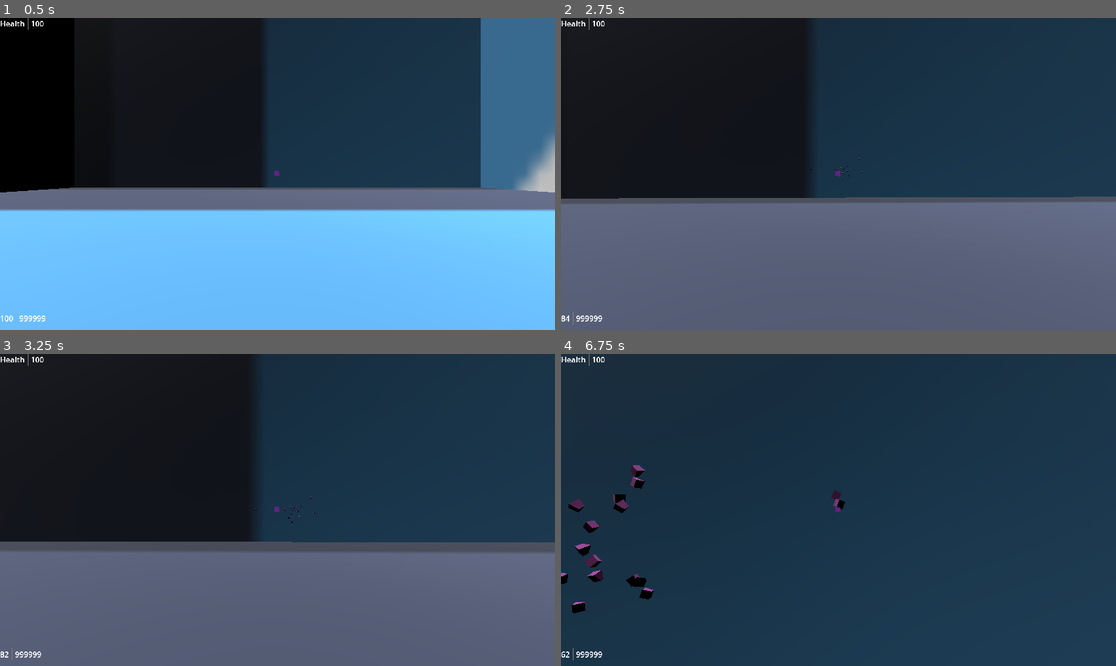
Above: before the commit, frames 1-4 (two rows, left to right).
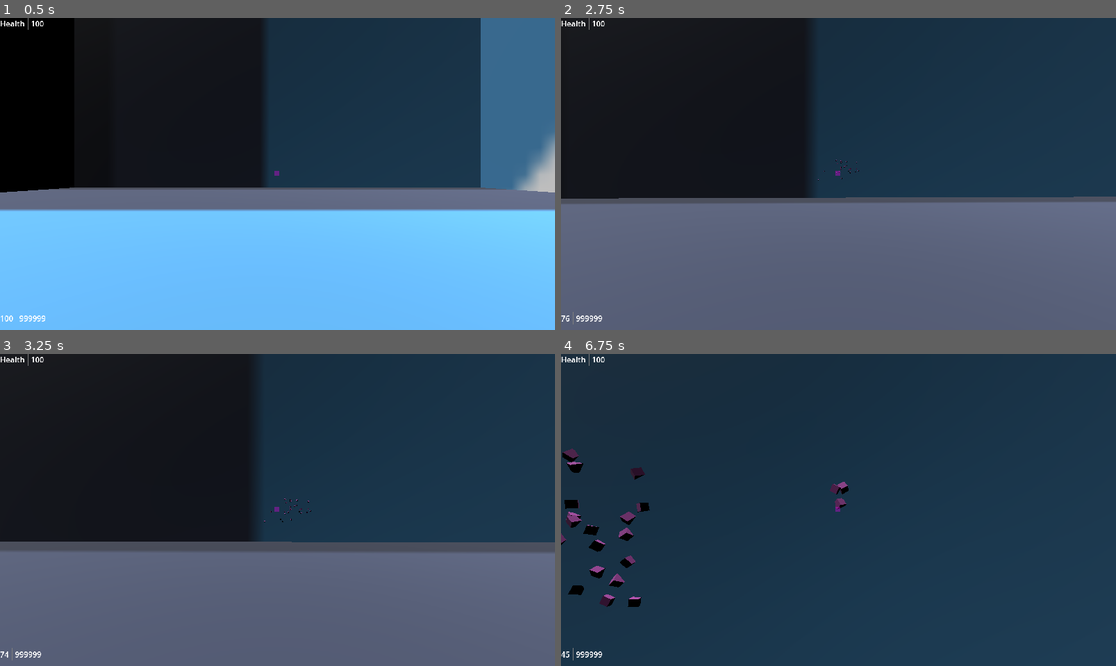
Above: after the commit, the same moments.

Repository: mabanana/FPS-Project-A
Game: Godot game, scene res://test_scene.tscn
Same seed, same stepped clock (60 frames per second), same inputs: the game is played once before the commit and once after it. The engine's default icon, where the game draws it, is replaced by a stand-in: a white triangle on a blue panel in a dark square.
Inputs (mouse positions are in pixels of both pictures, inside the frame that each line leads up to):
- Up to frame 1 (0.5 s): no input
- Up to frame 2 (2.75 s): tap Enter (ui_accept) at 0.5, 0.77, 1.52 s; move the mouse to (866, 174) at 0.52 s; press the mouse at (866, 174) at 0.53 s; hold Up (ui_up) from 0.53 s (still down); move the mouse to (810, 174) at 1.27 s; release the mouse at (810, 174) at 1.28 s; click (810, 174) at 1.35 s; move the mouse to (849, 167) at 2.02 s; press the mouse at (849, 167) at 2.03 s
- Up to frame 3 (3.25 s): keep holding Up (ui_up); move the mouse to (271, 516) at 2.77 s; release the mouse at (271, 516) at 2.78 s; click (271, 516) at 2.85 s; tap Enter (ui_accept) at 3.02 s
- Up to frame 4 (6.75 s): move the mouse to (877, 513) at 3.52 s; press the mouse at (877, 513) at 3.53 s; tap Enter (ui_accept) at 3.77, 4.52, 6.02 s; move the mouse to (794, 506) at 4.27 s; release the mouse at (794, 506) at 4.28 s; click (794, 506) at 4.35 s; move the mouse to (844, 510) at 5.02 s; press the mouse at (844, 510) at 5.03 s; move the mouse to (816, 503) at 5.77 s; release Up (ui_up) at 5.78 s; release the mouse at (816, 503) at 5.78 s; hold Right (ui_right) 5.78-6.53 s; click (816, 503) at 5.85 s; move the mouse to (866, 510) at 6.52 s; press the mouse at (866, 510) at 6.53 s; hold Up (ui_up) from 6.53 s (still down)

Frame 1 is identical in both runs. In frame 2, less than 0.1% of the frame differs, in the area x 0-55%, y 44-98%; in frame 3, less than 0.1%; in frame 4, 2.0%, in the area x 0-52%, y 30-98%.

Commit message:
Update test_gun_a.tres

Diff:
--- a/test_gun_a.tres
+++ b/test_gun_a.tres
@@ -7,8 +7,8 @@
 oid = 1
 name = "Test Gun A"
 mag_size = 100
-damage_floor = 20
-damage_ceiling = 70
-fire_rate = 8
+damage_floor = 3
+damage_ceiling = 50
+fire_rate = 12
 reload_time = 1
-accuracy = 85
+accuracy = 90
